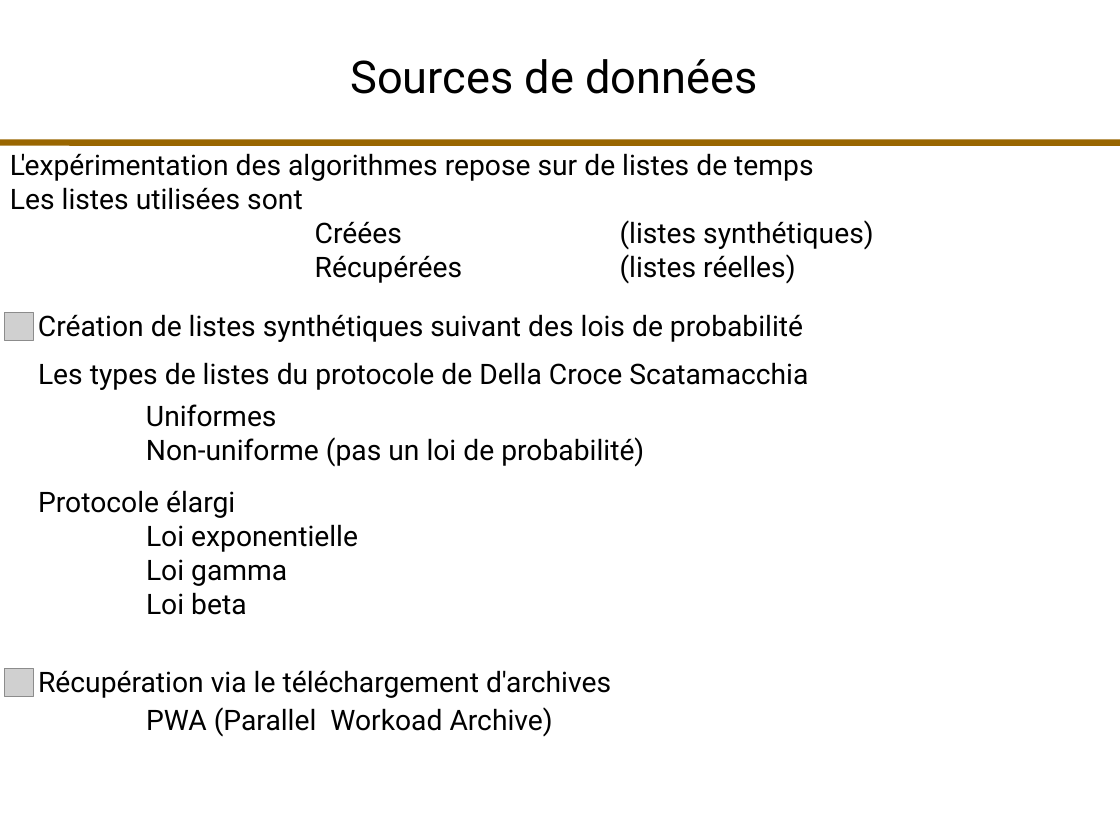
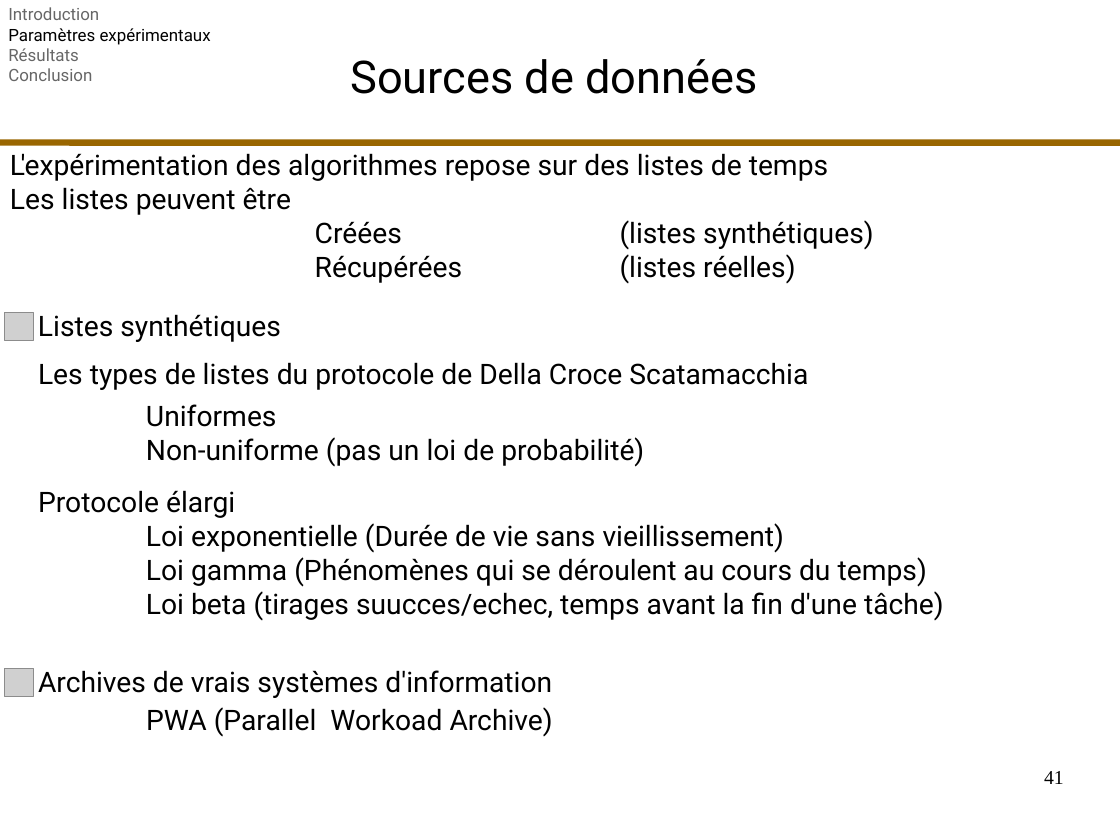
Before and after one commit to fColas68/eprLPT, a slide deck: slide 41 of presentation/presentation.odp (slide 45 before the commit). Drawn at 1120x840 pixels with LibreOffice and Linux fonts; fonts in the diff are those of the drawing; grey boxes stand for pictures. Boxes give left, top, right and bottom in pixels: in the first picture for what was removed or moved away, otherwise in the second. Text is boxed around its words. In the diff, an @@ line names an element or a change of style, - is before the commit and + after.

```diff
--- a/presentation/presentation.odp
+++ b/presentation/presentation.odp
@@ text added at [8,7,211,81], 12 pt, text #666666 @@
+Introduction
+Paramètres expérimentaux
+Résultats
+Conclusion
@@ text at [10,153,828,215]: text changed @@
-L'expérimentation des algorithmes repose sur de listes de temps
-Les listes utilisées sont
+L'expérimentation des algorithmes repose sur des listes de temps
+Les listes peuvent être
@@ text at [38,314,281,342]: text changed @@
-Création de listes synthétiques suivant des lois de probabilité
+Listes synthétiques
@@ text removed at [146,524,358,615] @@
-Loi exponentielle
-Loi gamma
-Loi beta
@@ text added at [146,523,944,620], 20 pt, text #000000 @@
+Loi exponentielle (Durée de vie sans vieillissement)
+Loi gamma (Phénomènes qui se déroulent au cours du temps)
+Loi beta (tirages suucces/echec, temps avant la fin d'une tâche)
@@ text at [38,670,552,698]: text changed @@
-Récupération via le téléchargement d'archives
+Archives de vrais systèmes d'information
@@ page number added at [1044,771,1064,784], 14 pt, text #000000 @@
+41
```
Also in this commit, not shown: 72 other slides changed, 10 slides added, 12 slides removed.
